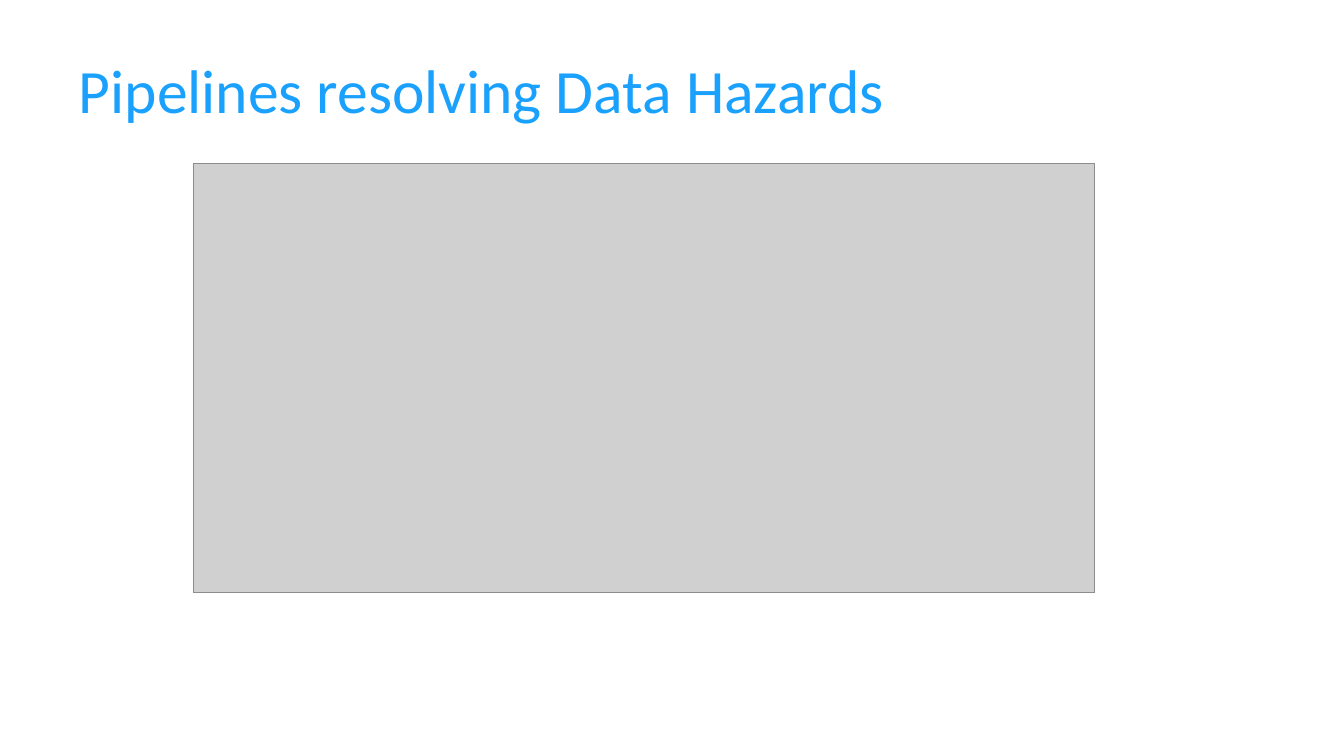
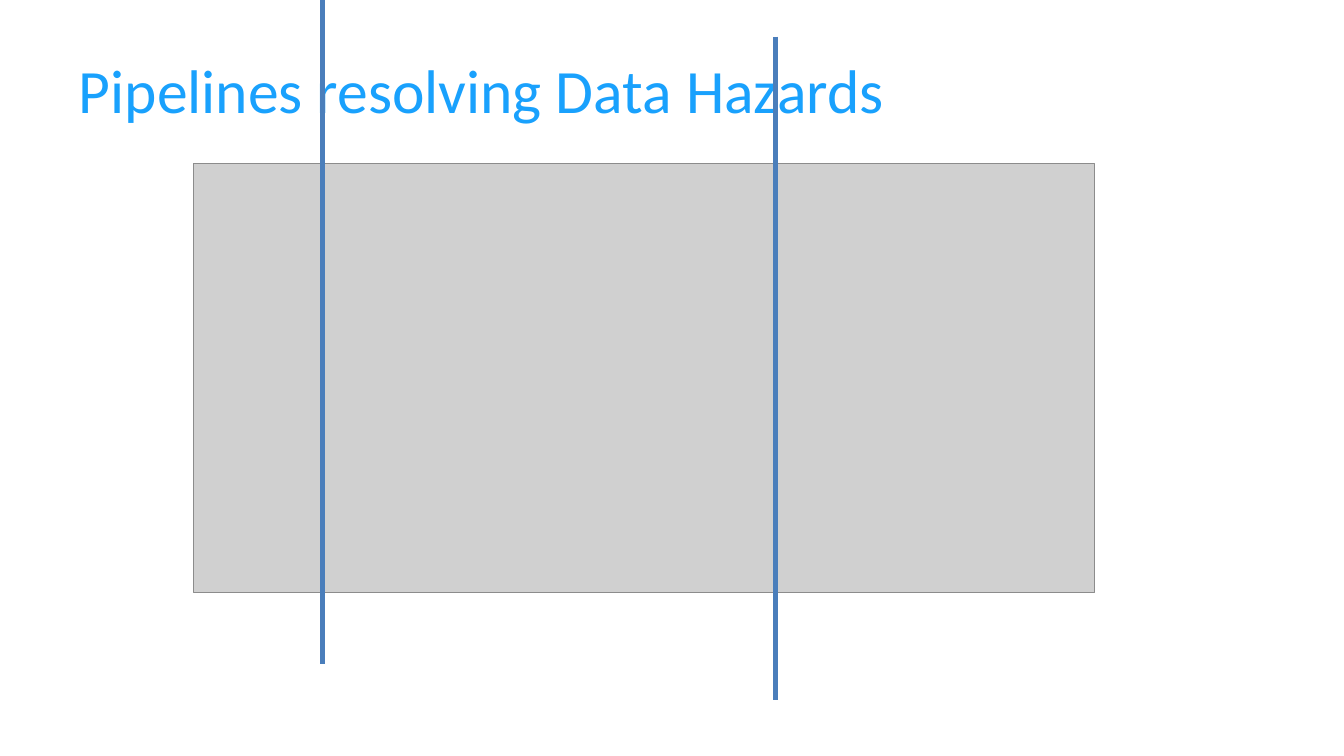
Before and after one commit to FanBB2333/arch_labs_2021, a slide deck: slide 6 of lab5/Comp_Arch_Exp-5.Pipelined CPU supporting multi-cycle operations.pptx. Drawn at 1344x756 pixels with LibreOffice and Linux fonts; fonts in the diff are those of the drawing; grey boxes stand for pictures; background and template pictures are left out. Boxes give left, top, right and bottom in pixels: in the first picture for what was removed or moved away, otherwise in the second. Text is boxed around its words. In the diff, an @@ line names an element or a change of style, - is before the commit and + after.

```diff
--- a/lab5/Comp_Arch_Exp-5.Pipelined CPU supporting multi-cycle operations.pptx
+++ b/lab5/Comp_Arch_Exp-5.Pipelined CPU supporting multi-cycle operations.pptx
@@ line added from (323, 0) to (323, 663), #4B7EBC 3.75 pt @@
@@ line added from (775, 36) to (775, 701), #4B7EBC 3.75 pt @@
```
Also in this commit, not shown: 3 other files.
